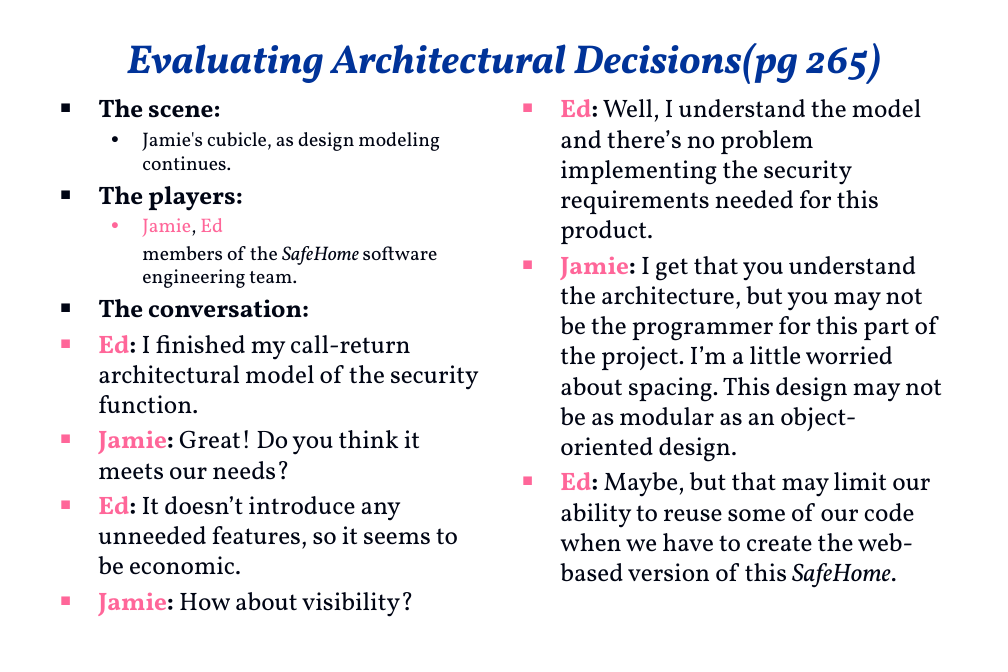
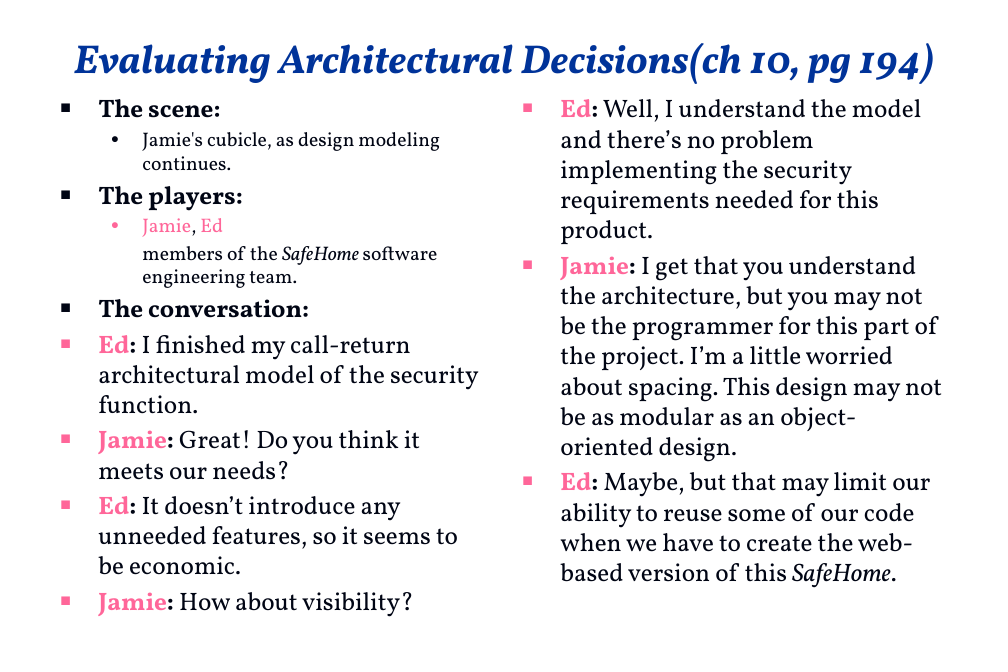
Before and after one commit to swtv-kaist/cs350-fall25, a slide deck: slide 52 of slides/safehome_dialog.pptx (slide 57 before the commit). Drawn at 1008x672 pixels with LibreOffice and Linux fonts; fonts in the diff are those of the drawing; background and template pictures are left out. Boxes give left, top, right and bottom in pixels: in the first picture for what was removed or moved away, otherwise in the second. Text is boxed around its words. In the diff, an @@ line names an element or a change of style, - is before the commit and + after.

```diff
--- a/slides/safehome_dialog.pptx
+++ b/slides/safehome_dialog.pptx
@@ title at bbox=[74, 43, 934, 84]: text changed @@
-Evaluating Architectural Decisions(pg 265)
+Evaluating Architectural Decisions(ch 10, pg 194)
```
Also in this commit, not shown: 63 other slides changed, 2 slides added, 1 other file.
